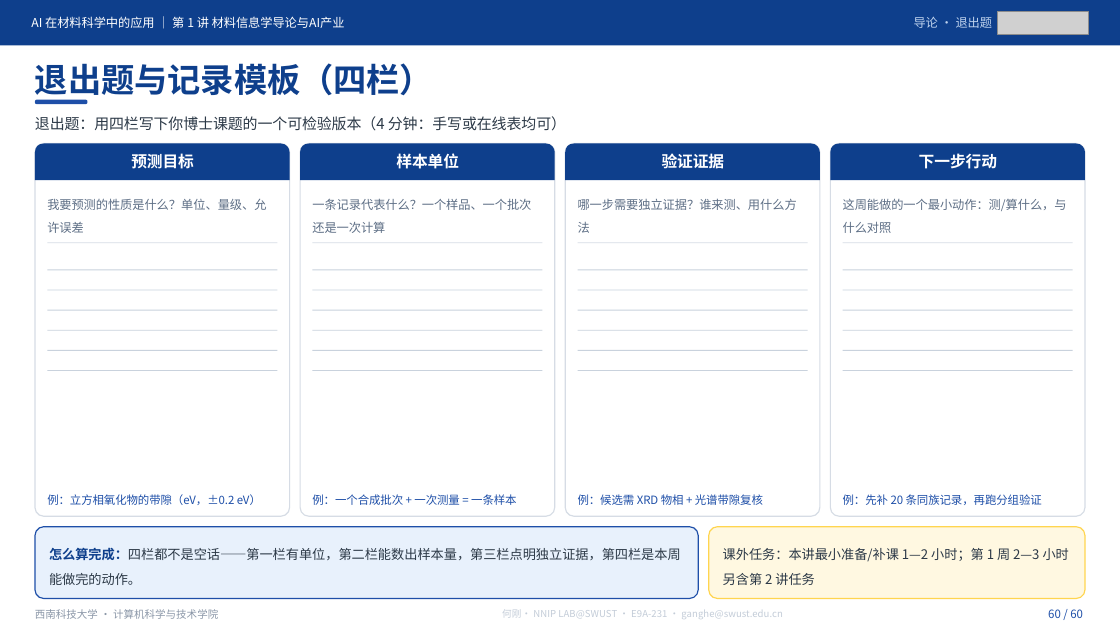
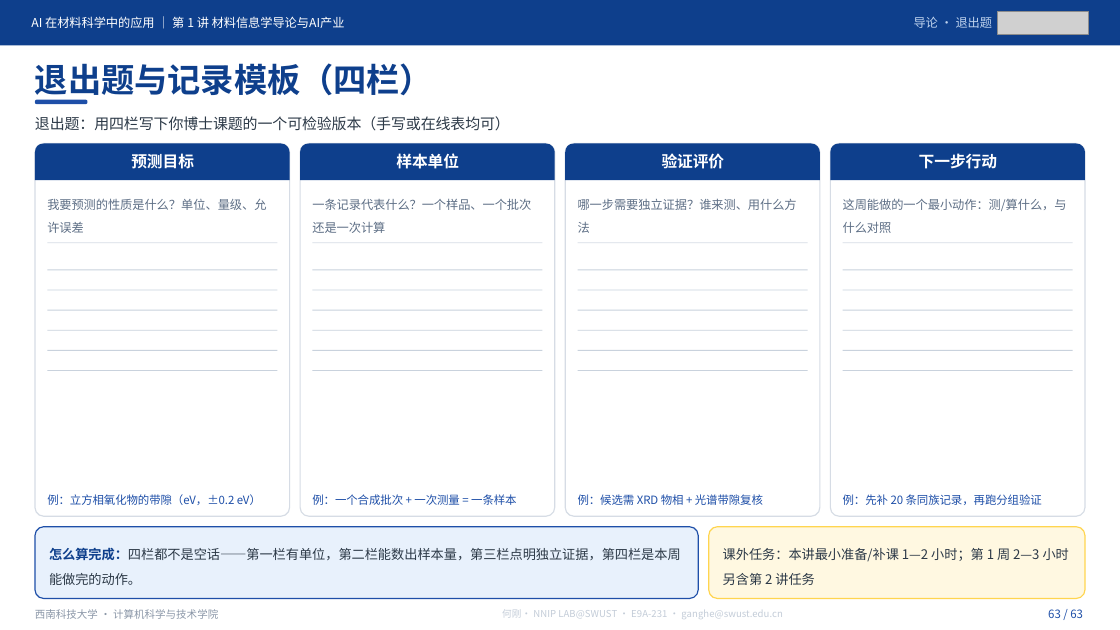
Before and after one commit to cosfrist/Applications-of-Artificial-Intelligence-in-Materials-Science-SWUST, a slide deck: slide 63 of lectures/01-材料信息学导论与AI产业/AI在材料科学中的应用-第1讲 材料信息学导论与AI产业-V5.pptx (slide 60 before the commit). Drawn at 1120x630 pixels with LibreOffice and Linux fonts; fonts in the diff are those of the drawing; grey boxes stand for pictures. Boxes give left, top, right and bottom in pixels: in the first picture for what was removed or moved away, otherwise in the second. Text is boxed around its words. In the diff, an @@ line names an element or a change of style, - is before the commit and + after.

```diff
--- a/lectures/01-材料信息学导论与AI产业/AI在材料科学中的应用-第1讲 材料信息学导论与AI产业-V5.pptx
+++ b/lectures/01-材料信息学导论与AI产业/AI在材料科学中的应用-第1讲 材料信息学导论与AI产业-V5.pptx
@@ text at [35, 116, 510, 131]: text changed @@
-退出题：用四栏写下你博士课题的一个可检验版本（4 分钟：手写或在线表均可）
+退出题：用四栏写下你博士课题的一个可检验版本（手写或在线表均可）
@@ text at [662, 153, 725, 169]: text changed @@
-验证证据
+验证评价
@@ text at [1048, 609, 1083, 618]: text changed @@
-60 / 60
+63 / 63
```
Also in this commit, not shown: 59 other slides changed, 3 slides added, 6 other files.
